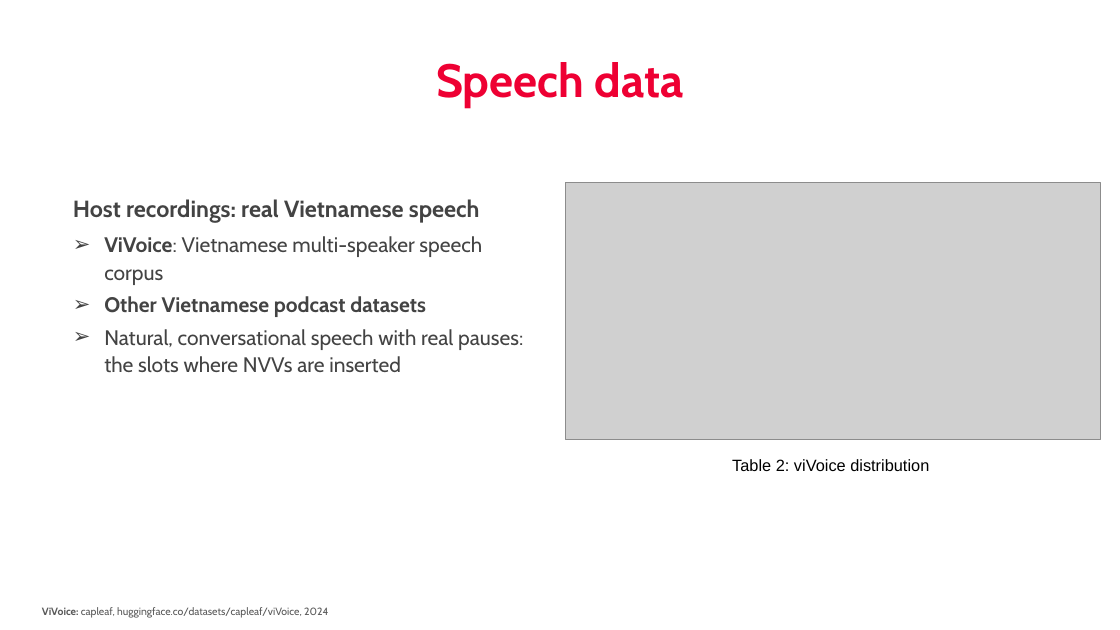
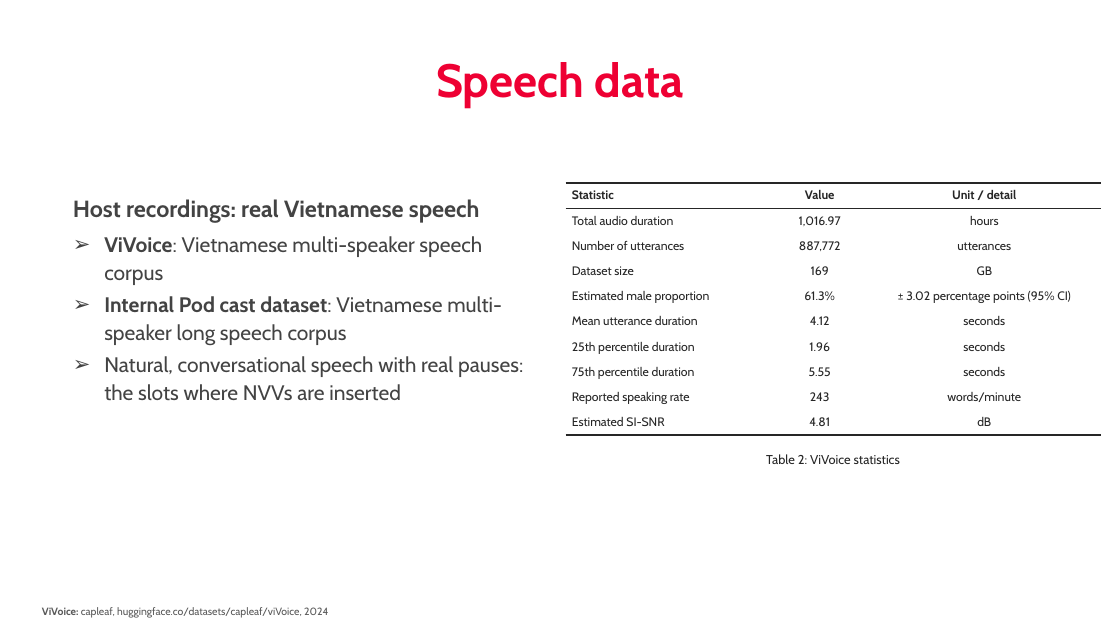
Before and after one commit to nhakanasi/VDT_GD2, a slide deck: slide 7 of Method.pptx. Drawn at 1120x630 pixels with LibreOffice and Linux fonts; fonts in the diff are those of the drawing; grey boxes stand for pictures; background and template pictures are left out. Boxes give left, top, right and bottom in pixels: in the first picture for what was removed or moved away, otherwise in the second. Text is boxed around its words. In the diff, an @@ line names an element or a change of style, - is before the commit and + after.

```diff
--- a/Method.pptx
+++ b/Method.pptx
@@ picture removed at box(565, 183, 1101, 440) @@
@@ table added at box(565, 183, 1101, 435), 10 rows, 3 columns @@
+Statistic | Value | Unit / detail
+Total audio duration | 1,016.97 | hours
+Number of utterances | 887,772 | utterances
+Dataset size | 169 | GB
+Estimated male proportion | 61.3% | ± 3.02 percentage points (95% CI)
+Mean utterance duration | 4.12 | seconds
+25th percentile duration | 1.96 | seconds
+75th percentile duration | 5.55 | seconds
+Reported speaking rate | 243 | words/minute
+Estimated SI-SNR | 4.81 | dB
@@ text at box(104, 296, 502, 345): text changed; bold off @@
-➢ Other Vietnamese podcast datasets
+➢ Internal Pod cast dataset: Vietnamese multi-speaker long speech corpus
@@ text at box(104, 356, 523, 400): less space between paragraphs @@
@@ text at box(766, 454, 900, 464): text changed; size 14 to 11 pt; font Arial to Cabin; text colour #000000 to #262626 @@
-Table 2: viVoice distribution
+Table 2: ViVoice statistics
```
Also in this commit, not shown: 23 other slides changed, 1 slide added, 1 slide removed, 8 other files.
